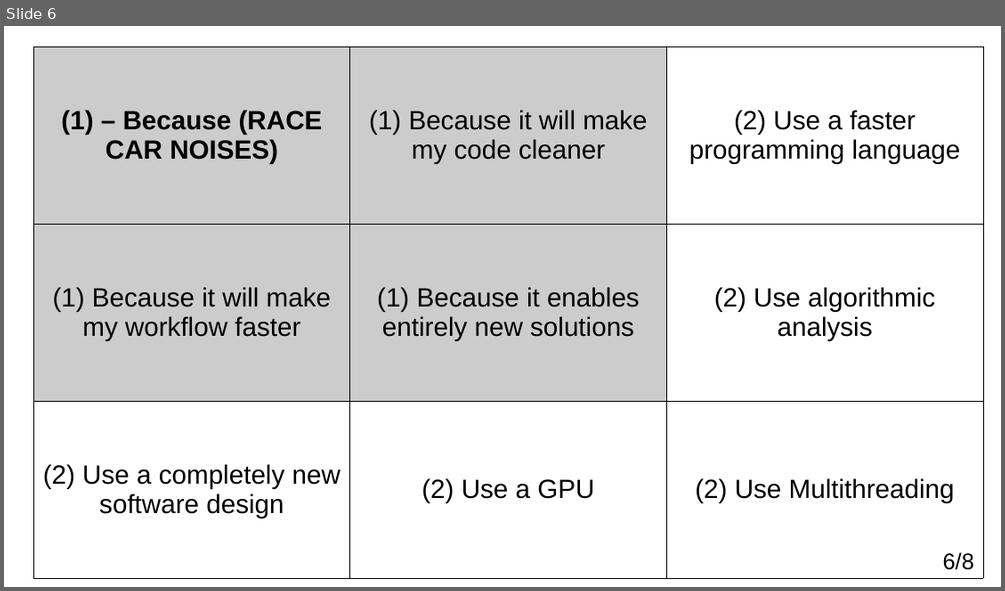
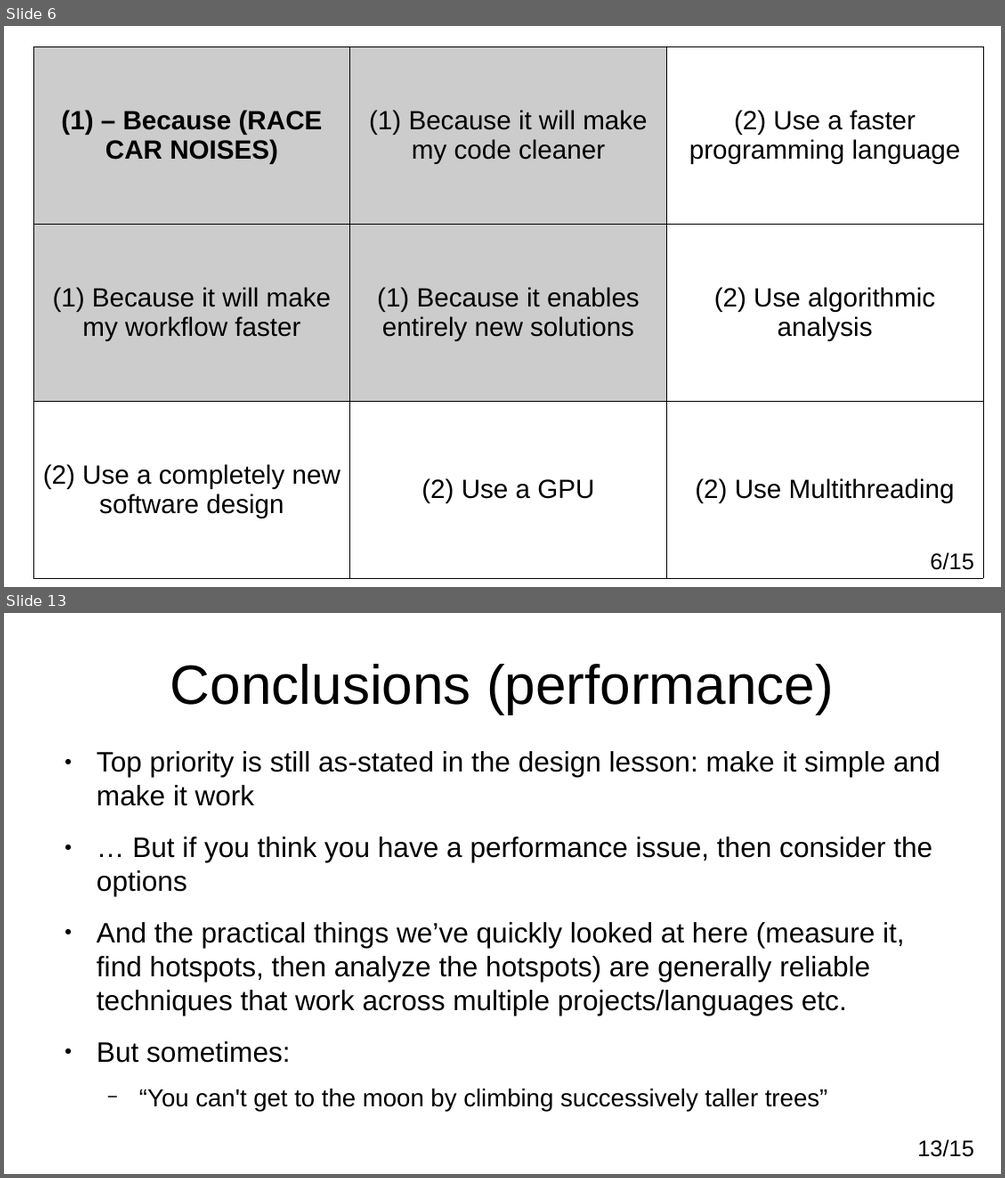
Before and after one commit to adamkewley/rse-meetups, a slide deck: 6_Performance/PresentationSlides.odp. Shown one above the other, each under a label of ours: slide 6 before the commit, slides 6 and 13 after it; the slides between them are not shown. The pictures are 1005x591 and 1005x1178 pixels, drawn with LibreOffice and Linux fonts; fonts in the diff are those of the drawing. Boxes give left, top, right and bottom in pixels: in the first picture for what was removed or moved away, otherwise in the second. Text is boxed around its words. In the diff, an @@ line names an element or a change of style, - is before the commit and + after.

Commit message:
Add completed performance slides

```diff
--- a/6_Performance/PresentationSlides.odp
+++ b/6_Performance/PresentationSlides.odp
@@ slide 13 added at (x1=4, y1=613, x2=1001, y2=1174), background #FFFFFF @@
@@ title added at (x1=170, y1=664, x2=833, y2=714), 44 pt, text #000000 @@
+Conclusions (performance)
@@ text added at (x1=97, y1=751, x2=940, y2=1111), 22.4 pt, text #000000 @@
+● Top priority is still as-stated in the design lesson: make it simple and make it work
+● … But if you think you have a performance issue, then consider the options
+● And the practical things we’ve quickly looked at here (measure it, find hotspots, then analyze the hotspots) are generally reliable techniques that work across multiple projects/languages etc.
+● But sometimes:
+  − “You can't get to the moon by climbing successively taller trees”
@@ page number added at (x1=917, y1=1139, x2=974, y2=1157), 18 pt, text #000000 @@
+13/15
@@ page number at (x1=930, y1=552, x2=973, y2=570): text changed @@
-6/8
+6/15
```
Also in this commit, not shown: 1 slide changed, 7 other slides added, 1 slide removed, 4 other files.
